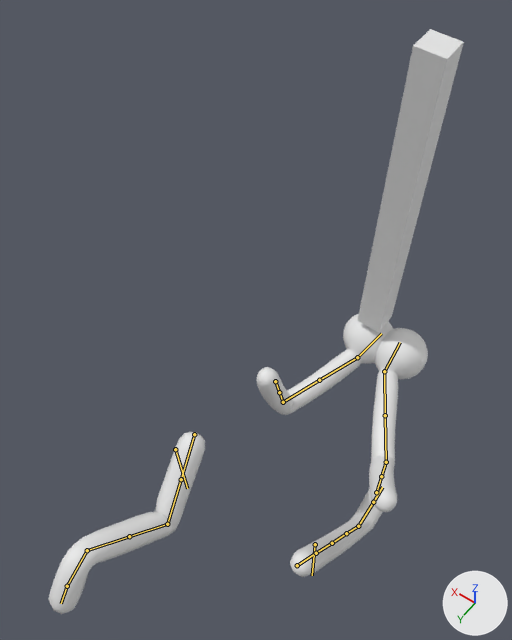
Two versions of the Blender file Assets/Art/src/legs.blend, one commit apart.
Both versions are drawn from a camera (50 mm lens) standing at (-0.5, 0.643, 2.449) and looking at (0.161, -0.283, 0.994). Lighting does not change. The marker at lower right points along +X, +Y and +Z. The picture after the commit comes second. Both versions are drawn at frame 20 of the action 'run'; the numbers are the values there. The bones that change, and the others that lie on the model, are drawn over the model as lines.

In view in the first picture: 'Cube', 'knifeArea'.
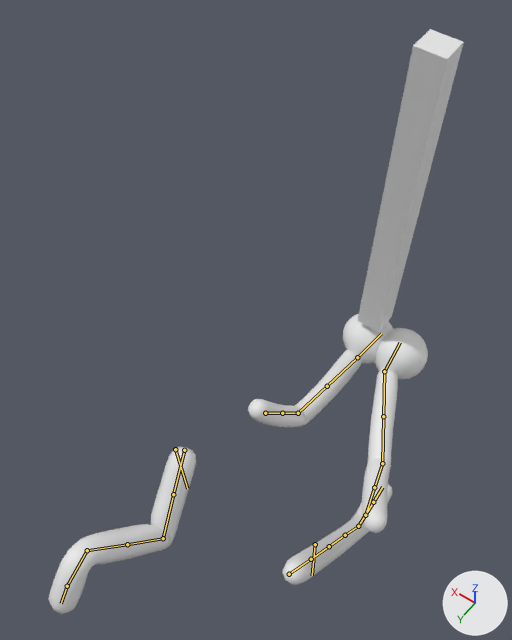
Pixel boxes (x1, y1, x2, y2) of what changed, in the pictures (512 x 640 px):
'Cube', posed
    both: (48, 314, 428, 614)

What the commit changed:
Bone 'torso' (bone_torso) turns from (0, 0, -18) to (19, 6, -17) degrees about its own x, y and z.
